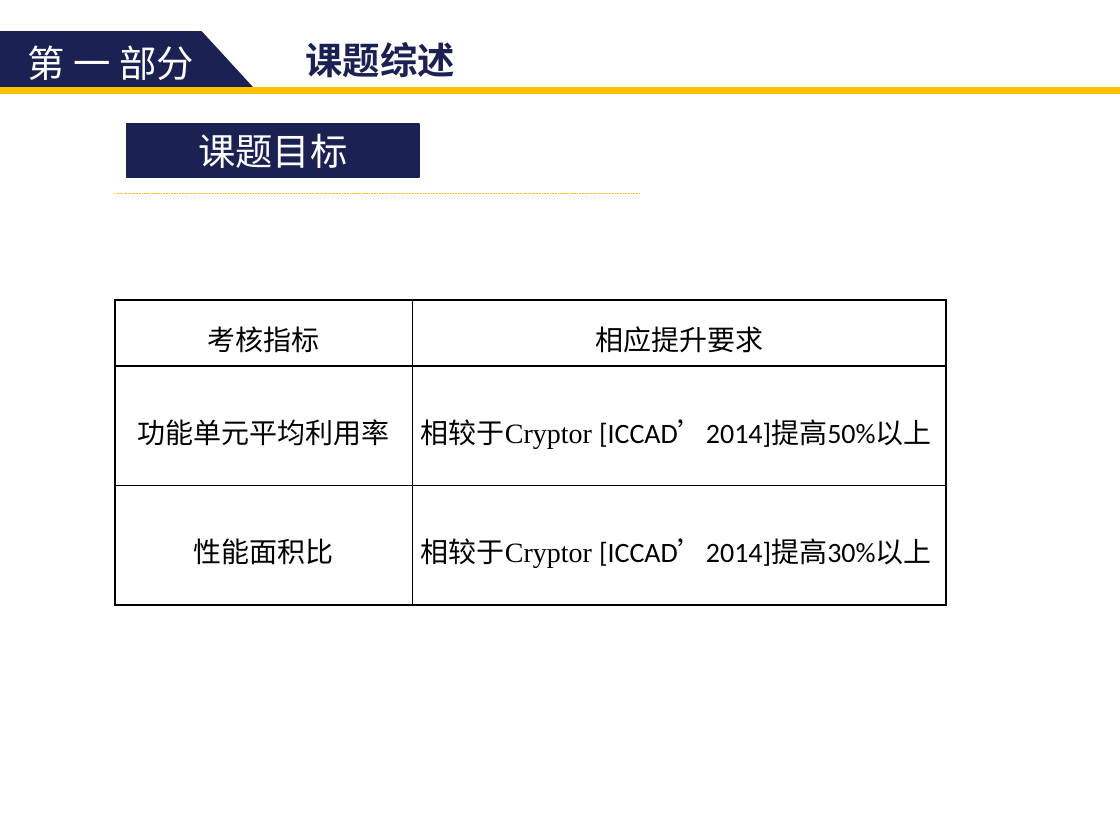
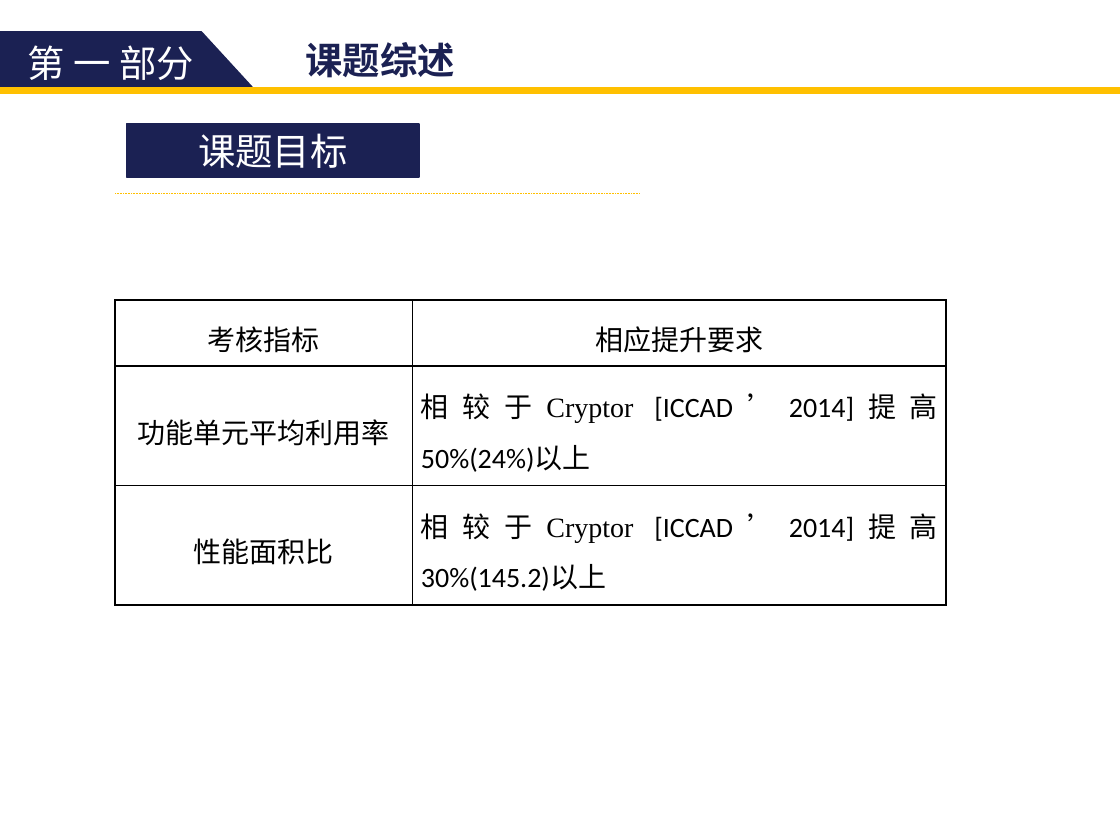
Before and after one commit to zdyzhan/bishe, a slide deck: slide 7 of 131199 李小泉.pptx. Drawn at 1120x840 pixels with LibreOffice and Linux fonts; fonts in the diff are those of the drawing. Boxes give left, top, right and bottom in pixels: in the first picture for what was removed or moved away, otherwise in the second. Text is boxed around its words. In the diff, an @@ line names an element or a change of style, - is before the commit and + after.

```diff
--- a/131199 李小泉.pptx
+++ b/131199 李小泉.pptx
@@ table at bbox=[115, 300, 946, 606] @@
-row 2, column 2: 相较于Cryptor [ICCAD’2014]提高50%以上
+row 2, column 2: 相较于Cryptor [ICCAD’2014]提高50%(24%)以上
-row 3, column 2: 相较于Cryptor [ICCAD’2014]提高30%以上
+row 3, column 2: 相较于Cryptor [ICCAD’2014]提高30%(145.2)以上
```
Also in this commit, not shown: 5 other slides changed, 1 other file.
